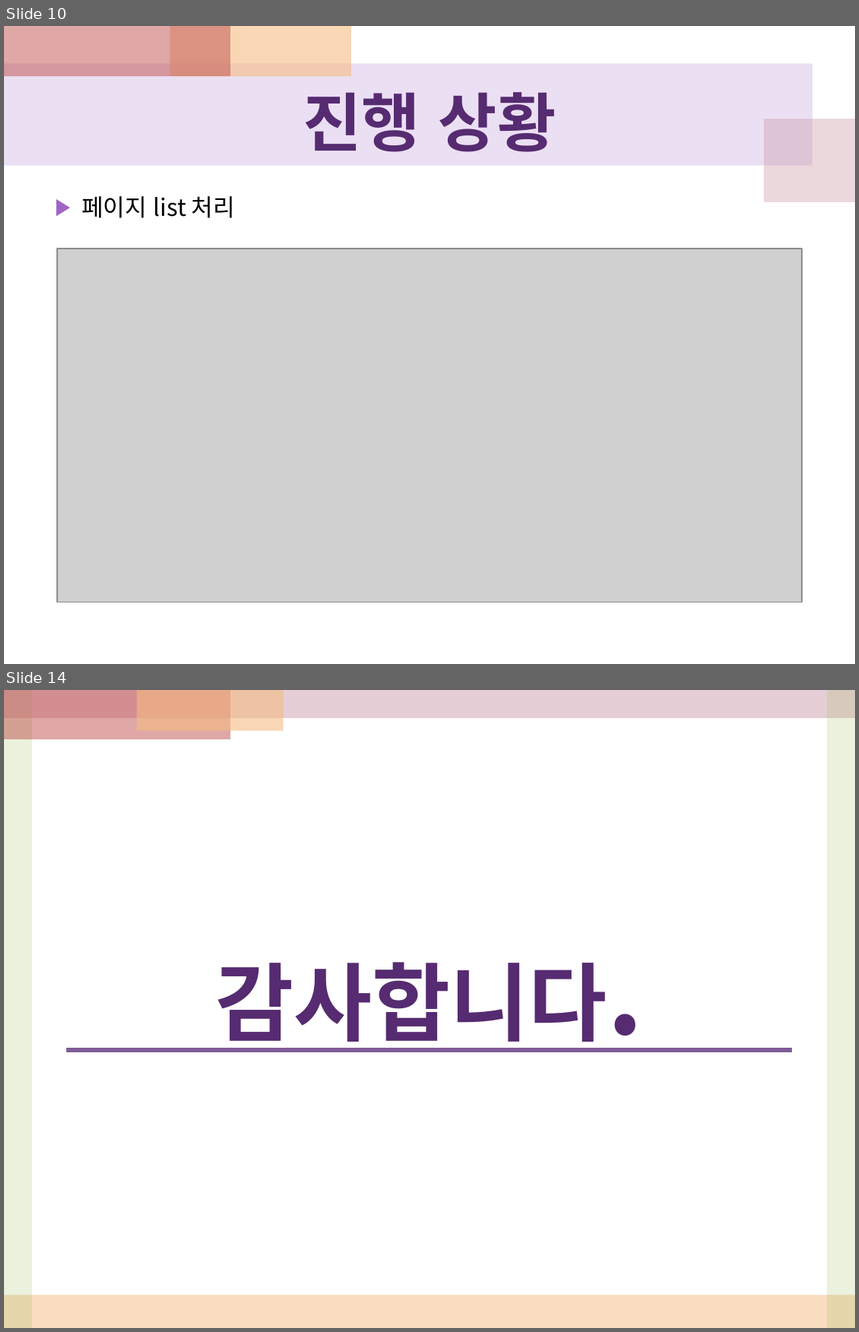
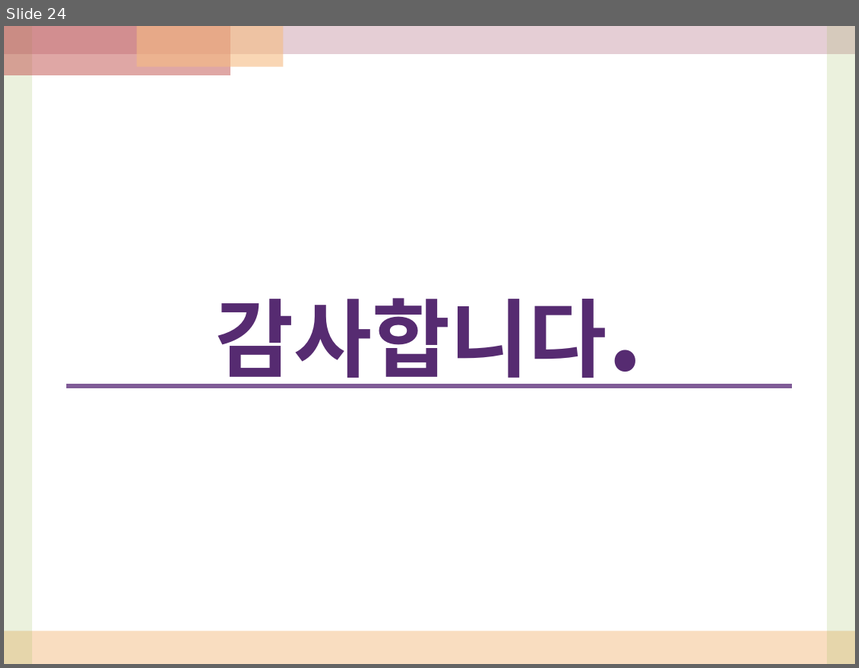
Before and after one commit to JunhyeokKim/javarajob, a slide deck: WebContent/doc/term04(6.1~6.30)/[6조]_term04_170706_javarajob_final.pptx. Shown one above the other, each under a label of ours: slides 10 and 14 before the commit, slide 24 after it; the slides between them are not shown. The pictures are 859x1332 and 859x668 pixels, drawn with LibreOffice and Linux fonts; fonts in the diff are those of the drawing; grey boxes stand for pictures. Boxes give left, top, right and bottom in pixels: in the first picture for what was removed or moved away, otherwise in the second. Text is boxed around its words. In the diff, an @@ line names an element or a change of style, - is before the commit and + after.

```diff
--- a/WebContent/doc/term04(6.1~6.30)/[6조]_term04_170706_javarajob_final.pptx
+++ b/WebContent/doc/term04(6.1~6.30)/[6조]_term04_170706_javarajob_final.pptx
@@ slide 10 removed at box(4, 26, 855, 664), background #FFFFFF @@
@@ rectangle removed at box(4, 26, 230, 76) @@
@@ rectangle removed at box(170, 26, 351, 76) @@
@@ rectangle removed at box(4, 63, 813, 166) @@
@@ title removed at box(303, 92, 557, 152) @@
-진행 상황
@@ rectangle removed at box(764, 119, 855, 202) @@
@@ text removed at box(82, 196, 235, 218) @@
-▶ 페이지 list 처리
@@ picture removed at box(56, 249, 801, 603) @@
@@ what was slide 14 is now slide 24 @@
```
Also in this commit, not shown: 10 slides changed, 12 slides added, 1 other slide removed, 30 other files.
